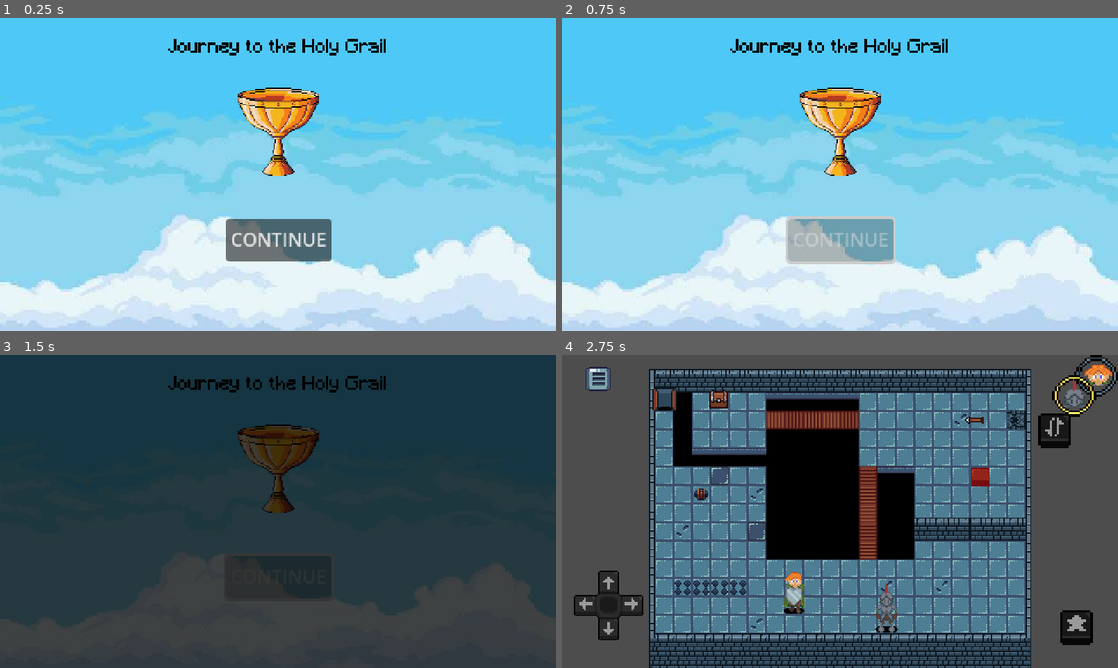
Above: before the commit, frames 1-4 (two rows, left to right).
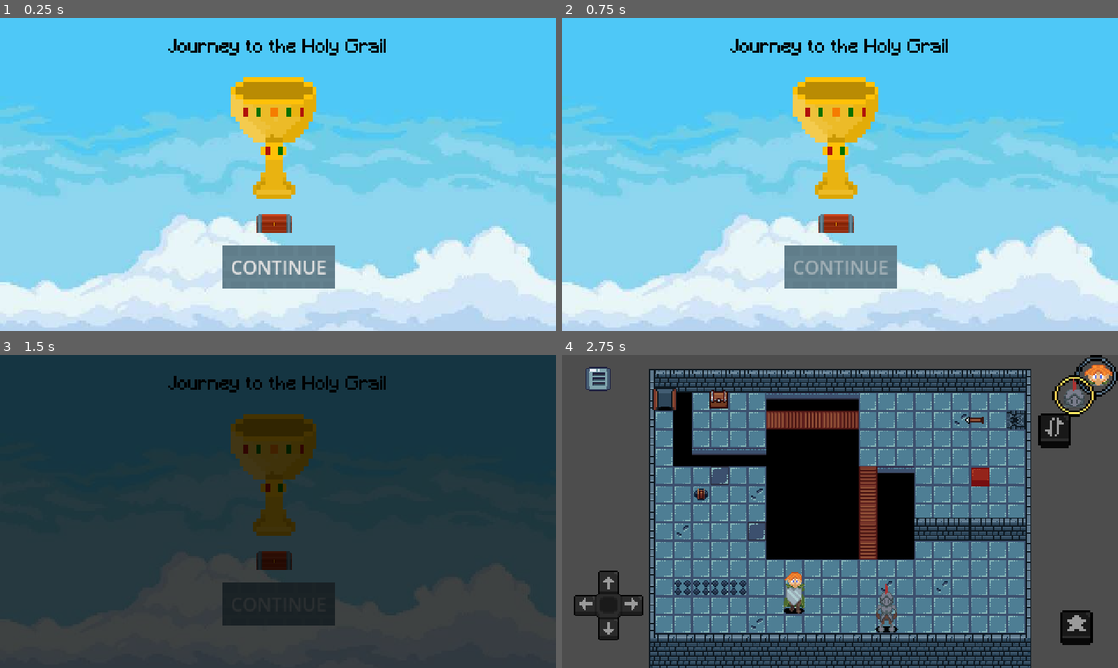
Above: after the commit, the same moments.

Repository: gumaciel/awesome-game-jam-01
Game: Godot game, scene res://scenes/main/main.tscn
Two runs of this game, one before a commit and one after it. Both use one fixed random seed, a clock stepped at 60 frames per second and the inputs below. The engine's default icon, where the game draws it, is replaced by a stand-in: a white triangle on a blue panel in a dark square. Sound files missing from this copy of the repository are replaced by a short silence.
Inputs (mouse positions are in pixels of both pictures, inside the frame that each line leads up to):
- Up to frame 1 (0.25 s): no input
- Up to frame 2 (0.75 s): click "CONTINUE" at 0.5 s
- Up to frame 3 (1.5 s): move the mouse to (400, 495) at 1.27 s; hold D (move_right) from 1.28 s (still down); hold J (alternate) from 1.28 s (still down); click (400, 495) at 1.42 s
- Up to frame 4 (2.75 s): move the mouse to (728, 527) at 2.02 s; release D (move_right) at 2.03 s; release J (alternate) at 2.03 s; hold S (move_down) from 2.03 s (still down); tap J (alternate) at 2.1 s

The runs differ from the first frame. In frame 1, 7.5% of the frame differs, in the area x 40-61%, y 18-87%; in frame 2, 8.0%; in frame 3, 4.6%; in frame 4, nothing differs.

Commit message:
update squire death and added assets on menu

Diff:
--- a/characters/Player_1/player_1.tscn
+++ b/characters/Player_1/player_1.tscn
@@ -1,27 +1,24 @@
 [gd_scene load_steps=7 format=3 uid="uid://dl4hgrkdmdu8f"]
 
 [ext_resource type="PackedScene" uid="uid://d316k4en4222v" path="res://characters/player_base.tscn" id="1_rcrqd"]
-[ext_resource type="Texture2D" uid="uid://bdnt564c4h8lb" path="res://assets/players/knight_death.png" id="2_3pgba"]
 [ext_resource type="Texture2D" uid="uid://dkwnlk4pa3urq" path="res://assets/players/squire_char_Sheet.png" id="2_svx0r"]
 [ext_resource type="AudioStream" uid="uid://2ietrv30gb20" path="res://assets/sounds/sfx/walking/castle/squire/Passos_Castelo_5.wav" id="3_efutw"]
+[ext_resource type="Texture2D" uid="uid://dpo2rbwtafv6h" path="res://assets/players/squire_death.png" id="3_w8eb6"]
 [ext_resource type="AudioStream" uid="uid://l6ibwko8us3m" path="res://assets/sounds/sfx/walking/castle/squire/Passos_Castelo_6.wav" id="4_8l84n"]
 [ext_resource type="AudioStream" uid="uid://bwcm8x1glhgsa" path="res://assets/sounds/sfx/walking/castle/squire/Passos_Castelo_4.wav" id="5_7j64g"]
 
-[node name="Squire(Player1)" node_paths=PackedStringArray("walking_sound_pool") instance=ExtResource("1_rcrqd")]
+[node name="Squire(Player1)" instance=ExtResource("1_rcrqd")]
 speed_time = 0.4
 heavy = true
-walking_sound_pool = NodePath("WalkingSoundPool")
 
 [node name="Texture" parent="." index="0"]
-visible = true
 position = Vector2(0, -8)
 scale = Vector2(1, 1)
 texture = ExtResource("2_svx0r")
 
 [node name="DeathSprite2D" parent="." index="1"]
-visible = false
 position = Vector2(1, -10.5)
-texture = ExtResource("2_3pgba")
+texture = ExtResource("3_w8eb6")
 
 [node name="AudioStreamPlayer2D" type="AudioStreamPlayer2D" parent="WalkingSoundPool" index="0"]
 stream = ExtResource("3_efutw")
--- a/characters/Player_2/player_2.tscn
+++ b/characters/Player_2/player_2.tscn
@@ -1,24 +1,21 @@
 [gd_scene load_steps=7 format=3 uid="uid://brp6rwitih73k"]
 
 [ext_resource type="PackedScene" uid="uid://d316k4en4222v" path="res://characters/player_base.tscn" id="1_x5led"]
-[ext_resource type="Texture2D" uid="uid://bdnt564c4h8lb" path="res://assets/players/knight_death.png" id="2_01bm5"]
+[ext_resource type="Texture2D" path="res://assets/players/knight_death.png" id="2_01bm5"]
 [ext_resource type="Texture2D" uid="uid://ckf6k24k24xxp" path="res://assets/players/knight_char_Sheet.png" id="2_myep5"]
 [ext_resource type="AudioStream" uid="uid://irvpfr0tw3cp" path="res://assets/sounds/sfx/walking/castle/knight/Passos_Castelo_1_.wav" id="3_hsdaw"]
 [ext_resource type="AudioStream" uid="uid://ckmwtw0mr4xt5" path="res://assets/sounds/sfx/walking/castle/knight/Passos_Castelo_2.wav" id="4_gcfe2"]
 [ext_resource type="AudioStream" uid="uid://mw8dhkji8ucb" path="res://assets/sounds/sfx/walking/castle/knight/Passos_Castelo_3.wav" id="5_er042"]
 
-[node name="Knight(Player2)" node_paths=PackedStringArray("walking_sound_pool") instance=ExtResource("1_x5led")]
+[node name="Knight(Player2)" instance=ExtResource("1_x5led")]
 speed_time = 0.2
-walking_sound_pool = NodePath("WalkingSoundPool")
 
 [node name="Texture" parent="." index="0"]
-visible = true
 position = Vector2(0, -11)
 scale = Vector2(1, 1)
 texture = ExtResource("2_myep5")
 
 [node name="DeathSprite2D" parent="." index="1"]
-visible = false
 position = Vector2(1, -11.5)
 texture = ExtResource("2_01bm5")
 
--- a/scenes/main/main.tscn
+++ b/scenes/main/main.tscn
@@ -1,12 +1,21 @@
-[gd_scene load_steps=8 format=3 uid="uid://breammdqa7tjk"]
+[gd_scene load_steps=11 format=3 uid="uid://breammdqa7tjk"]
 
 [ext_resource type="Texture2D" uid="uid://vfjwwvyleggy" path="res://scenes/main/assets/clouds.jpeg" id="1_5dpi3"]
 [ext_resource type="Script" path="res://scenes/main/continue.gd" id="1_364hj"]
 [ext_resource type="Script" path="res://scenes/main/main.gd" id="1_nkfih"]
 [ext_resource type="PackedScene" uid="uid://bykqtdbrsla4w" path="res://scenes/levels/test_scene.tscn" id="2_whuka"]
-[ext_resource type="Texture2D" uid="uid://cq02ymcxwelxi" path="res://scenes/main/assets/grail.png" id="3_fe45p"]
 [ext_resource type="FontFile" uid="uid://biey1n1udyjdk" path="res://assets/fonts/Minecraft.ttf" id="3_pqo8o"]
 [ext_resource type="AudioStream" uid="uid://dt6u7iogd2b75" path="res://assets/sounds/sfx/start/Comecar_o_jogo.wav" id="7_s4vtm"]
+[ext_resource type="Texture2D" uid="uid://k5jnodkgf0pv" path="res://scenes/main/assets/baú.png" id="8_n5tcp"]
+[ext_resource type="Texture2D" uid="uid://l31jb03wsb64" path="res://scenes/main/assets/graal.png" id="9_7vgts"]
+[ext_resource type="Texture2D" uid="uid://b7eajpm1tdja" path="res://scenes/main/assets/botao pedra-0001.png" id="10_wnugj"]
+
+[sub_resource type="StyleBoxTexture" id="StyleBoxTexture_73ncp"]
+texture = ExtResource("10_wnugj")
+expand_margin_left = 10.0
+expand_margin_top = 40.0
+expand_margin_right = 10.0
+expand_margin_bottom = 20.0
 
 [node name="Main" type="Control"]
 layout_mode = 3
@@ -55,9 +64,17 @@
 offset_bottom = 27.5
 grow_horizontal = 2
 grow_vertical = 2
-texture = ExtResource("3_fe45p")
+texture = ExtResource("9_7vgts")
 expand_mode = 1
 stretch_mode = 5
+
+[node name="TextureRect" type="TextureRect" parent="Objects"]
+layout_mode = 0
+offset_left = 217.0
+offset_top = 155.0
+offset_right = 257.0
+offset_bottom = 195.0
+texture = ExtResource("8_n5tcp")
 
 [node name="Title" type="Label" parent="."]
 layout_mode = 1
@@ -83,8 +100,17 @@
 anchor_top = 0.638889
 anchor_right = 0.570833
 anchor_bottom = 0.775926
+offset_left = -7.50017
+offset_top = 24.0
+offset_right = 7.50015
+offset_bottom = 24.0
 grow_horizontal = 2
 grow_vertical = 2
+theme_override_styles/normal = SubResource("StyleBoxTexture_73ncp")
+theme_override_styles/hover = SubResource("StyleBoxTexture_73ncp")
+theme_override_styles/pressed = SubResource("StyleBoxTexture_73ncp")
+theme_override_styles/disabled = SubResource("StyleBoxTexture_73ncp")
+theme_override_styles/focus = SubResource("StyleBoxTexture_73ncp")
 text = "CONTINUE"
 script = ExtResource("1_364hj")
 scene_to_transition = ExtResource("2_whuka")
Binary file added: assets/players/squire_death.png
Not shown, added: assets/players/squire_death.png.import
Binary file added: scenes/main/assets/baú.png
Not shown, added: scenes/main/assets/baú.png.import
Binary file added: scenes/main/assets/botao pedra-0001.png
Not shown, added: scenes/main/assets/botao pedra-0001.png.import
Binary file added: scenes/main/assets/graal.png
Not shown, added: scenes/main/assets/graal.png.import
